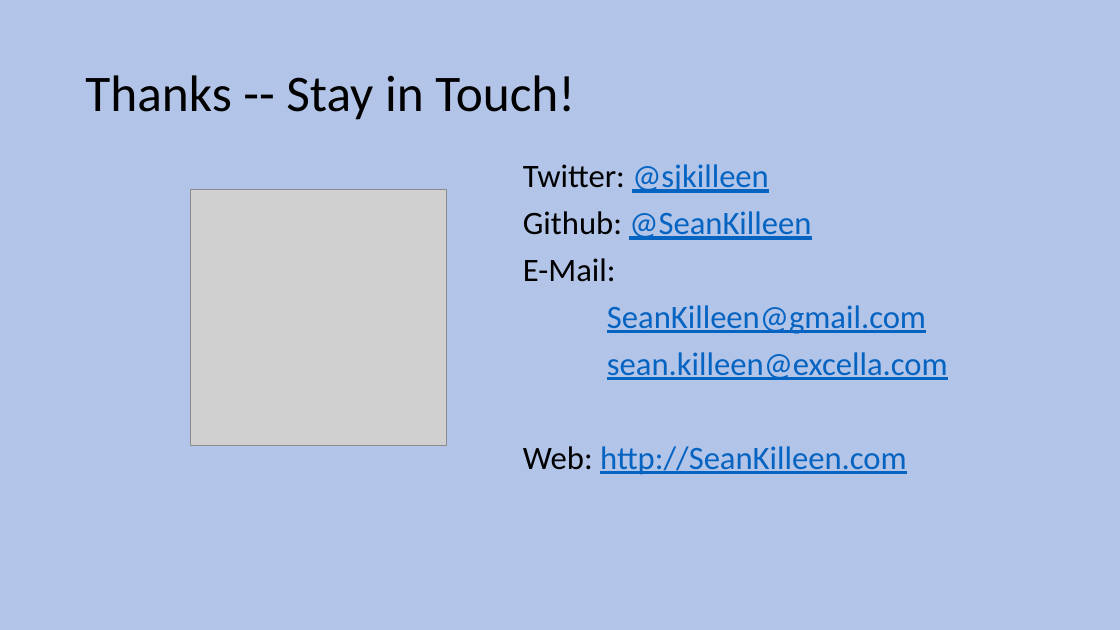
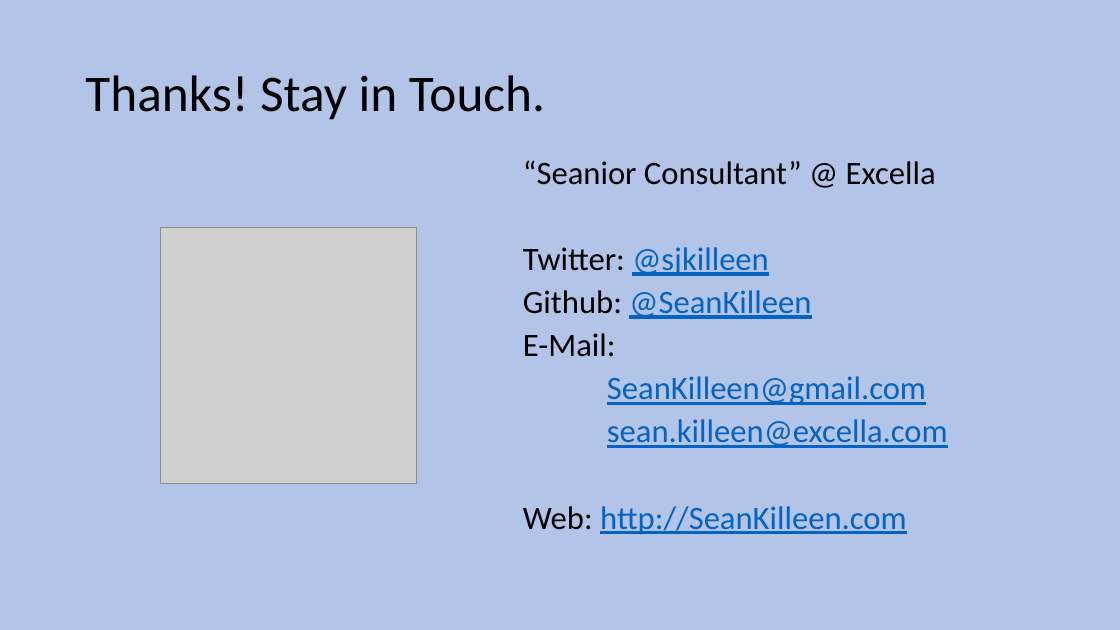
Before and after one commit to SeanKilleen/Presentations, a slide deck: slide 39 of 2016-06_AkkaIntro/presentation/BaltoMSDN_Akka.pptx. Drawn at 1120x630 pixels with LibreOffice and Linux fonts; fonts in the diff are those of the drawing; grey boxes stand for pictures. Boxes give left, top, right and bottom in pixels: in the first picture for what was removed or moved away, otherwise in the second. Text is boxed around its words. In the diff, an @@ line names an element or a change of style, - is before the commit and + after.

```diff
--- a/2016-06_AkkaIntro/presentation/BaltoMSDN_Akka.pptx
+++ b/2016-06_AkkaIntro/presentation/BaltoMSDN_Akka.pptx
@@ title at (85, 75, 545, 120): text changed @@
-Thanks -- Stay in Touch!
+Thanks! Stay in Touch.
@@ text at (523, 160, 936, 185): paragraph added @@
+“Seanior Consultant” @ Excella
@@ picture: place and size @@
-picture at (191, 190, 447, 446)
+picture at (160, 227, 417, 483)
@@ text at (523, 247, 948, 535): line spacing 0.9 to 0.8 @@
```
Also in this commit, not shown: 1 other slide changed.
